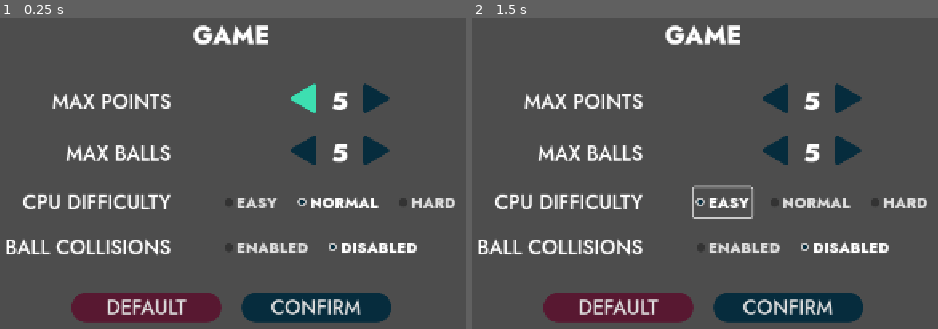
Above: before the commit, frames 1-2 (left to right).
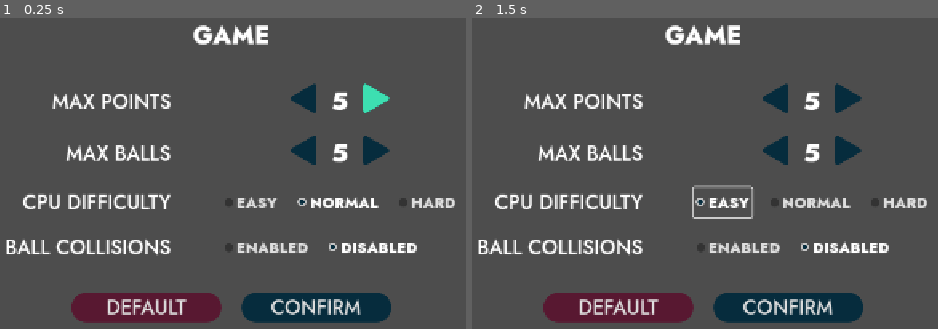
Above: after the commit, the same moments.

Repository: cf-Le3/pong-plus
Game: Godot game, scene res://menus/settings/game_settings/game_settings.tscn
The game is run twice, just before and just after one commit, with the same random seed, the same clock (stepped at 60 frames per second) and the same inputs. This scene is started directly instead of the project's main scene.
Inputs:
- Up to frame 1 (0.25 s): no input
- Up to frame 2 (1.5 s): click "EASY" at 0.5 s; click "EASY" at 1.25 s

The runs differ from the first frame. In frame 1, 0.6% of the frame differs, in the area x 62-84%, y 20-31%; in frame 2, nothing differs.

Commit message:
Make settings menus navigation inputs non-looping

Diff:
--- a/Pong Plus/menus/settings/game_settings/game_settings.gd
+++ b/Pong Plus/menus/settings/game_settings/game_settings.gd
@@ -18,7 +18,7 @@
 	else:
 		$%CollisionsDisabledButton.button_pressed = true
 
-	$%PointsButtonL.grab_focus()
+	$%PointsButtonR.grab_focus()
 
 func _input(event: InputEvent) -> void:
 	var focus_owner := get_viewport().gui_get_focus_owner()
--- a/Pong Plus/menus/settings/game_settings/game_settings.tscn
+++ b/Pong Plus/menus/settings/game_settings/game_settings.tscn
@@ -62,7 +62,6 @@
 unique_name_in_owner = true
 layout_mode = 2
 focus_neighbor_left = NodePath(".")
-focus_neighbor_top = NodePath("../../../../HBoxContainer/ConfirmButton")
 focus_neighbor_right = NodePath("../PointsButtonR")
 focus_neighbor_bottom = NodePath("../../../BallsControls/HBoxContainer/BallsButtonL")
 texture_normal = ExtResource("3_7wr6i")
@@ -82,7 +81,6 @@
 unique_name_in_owner = true
 layout_mode = 2
 focus_neighbor_left = NodePath("../PointsButtonL")
-focus_neighbor_top = NodePath("../../../../HBoxContainer/ConfirmButton")
 focus_neighbor_right = NodePath(".")
 focus_neighbor_bottom = NodePath("../../../BallsControls/HBoxContainer/BallsButtonR")
 texture_normal = ExtResource("5_bdek5")
@@ -226,7 +224,6 @@
 focus_neighbor_left = NodePath("../ConfirmButton")
 focus_neighbor_top = NodePath("../../GridContainer/CollisionsControls/CollisionsEnabledButton")
 focus_neighbor_right = NodePath("../ConfirmButton")
-focus_neighbor_bottom = NodePath("../../GridContainer/PointsControls/HBoxContainer/PointsButtonL")
 theme = ExtResource("7_tn3w7")
 text = "DEFAULT
 "
@@ -238,7 +235,6 @@
 focus_neighbor_left = NodePath("../DefaultButton")
 focus_neighbor_top = NodePath("../../GridContainer/CollisionsControls/CollisionsEnabledButton")
 focus_neighbor_right = NodePath("../DefaultButton")
-focus_neighbor_bottom = NodePath("../../GridContainer/PointsControls/HBoxContainer/PointsButtonL")
 theme = ExtResource("8_qkoji")
 text = "CONFIRM"
 
--- a/Pong Plus/menus/settings/volume_settings/volume_settings.tscn
+++ b/Pong Plus/menus/settings/volume_settings/volume_settings.tscn
@@ -51,10 +51,13 @@
 [node name="MasterControl" type="CenterContainer" parent="MarginContainer/VBoxContainer/GridContainer"]
 layout_mode = 2
 size_flags_horizontal = 3
+focus_neighbor_top = NodePath("../../HBoxContainer/ConfirmButton")
+focus_neighbor_bottom = NodePath("../MusicControl/MusicVolumeSlider")
 
 [node name="MasterVolumeSlider" parent="MarginContainer/VBoxContainer/GridContainer/MasterControl" instance=ExtResource("3_op1sk")]
 unique_name_in_owner = true
 layout_mode = 2
+focus_neighbor_bottom = NodePath("../../MusicControl/MusicVolumeSlider")
 _bus_name = "Master"
 
 [node name="MusicLabel" type="Label" parent="MarginContainer/VBoxContainer/GridContainer"]
@@ -72,6 +75,8 @@
 [node name="MusicVolumeSlider" parent="MarginContainer/VBoxContainer/GridContainer/MusicControl" instance=ExtResource("3_op1sk")]
 unique_name_in_owner = true
 layout_mode = 2
+focus_neighbor_top = NodePath("../../MasterControl/MasterVolumeSlider")
+focus_neighbor_bottom = NodePath("../../SFXControl/SFXVolumeSlider")
 value = 0.5
 _bus_name = "Music"
 
@@ -90,6 +95,8 @@
 [node name="SFXVolumeSlider" parent="MarginContainer/VBoxContainer/GridContainer/SFXControl" instance=ExtResource("3_op1sk")]
 unique_name_in_owner = true
 layout_mode = 2
+focus_neighbor_top = NodePath("../../MusicControl/MusicVolumeSlider")
+focus_neighbor_bottom = NodePath("../../../HBoxContainer/ConfirmButton")
 _bus_name = "SFX"
 
 [node name="HBoxContainer" type="HBoxContainer" parent="MarginContainer/VBoxContainer"]
@@ -101,6 +108,9 @@
 unique_name_in_owner = true
 custom_minimum_size = Vector2(240, 0)
 layout_mode = 2
+focus_neighbor_left = NodePath("../ConfirmButton")
+focus_neighbor_top = NodePath("../../GridContainer/SFXControl/SFXVolumeSlider")
+focus_neighbor_right = NodePath("../ConfirmButton")
 theme = ExtResource("4_op1sk")
 text = "DEFAULT"
 
@@ -108,6 +118,9 @@
 unique_name_in_owner = true
 custom_minimum_size = Vector2(240, 0)
 layout_mode = 2
+focus_neighbor_left = NodePath("../DefaultButton")
+focus_neighbor_top = NodePath("../../GridContainer/SFXControl/SFXVolumeSlider")
+focus_neighbor_right = NodePath("../DefaultButton")
 theme = ExtResource("5_icfaq")
 text = "CONFIRM
 "
